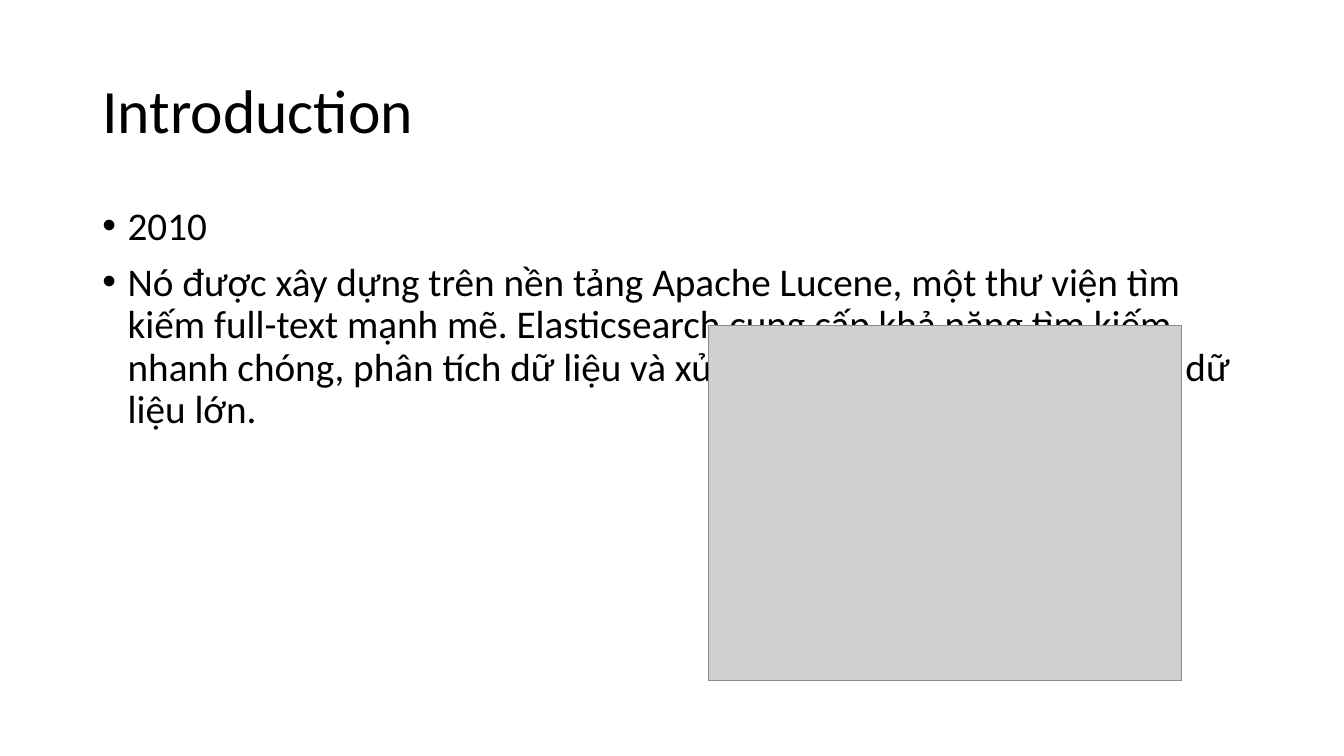
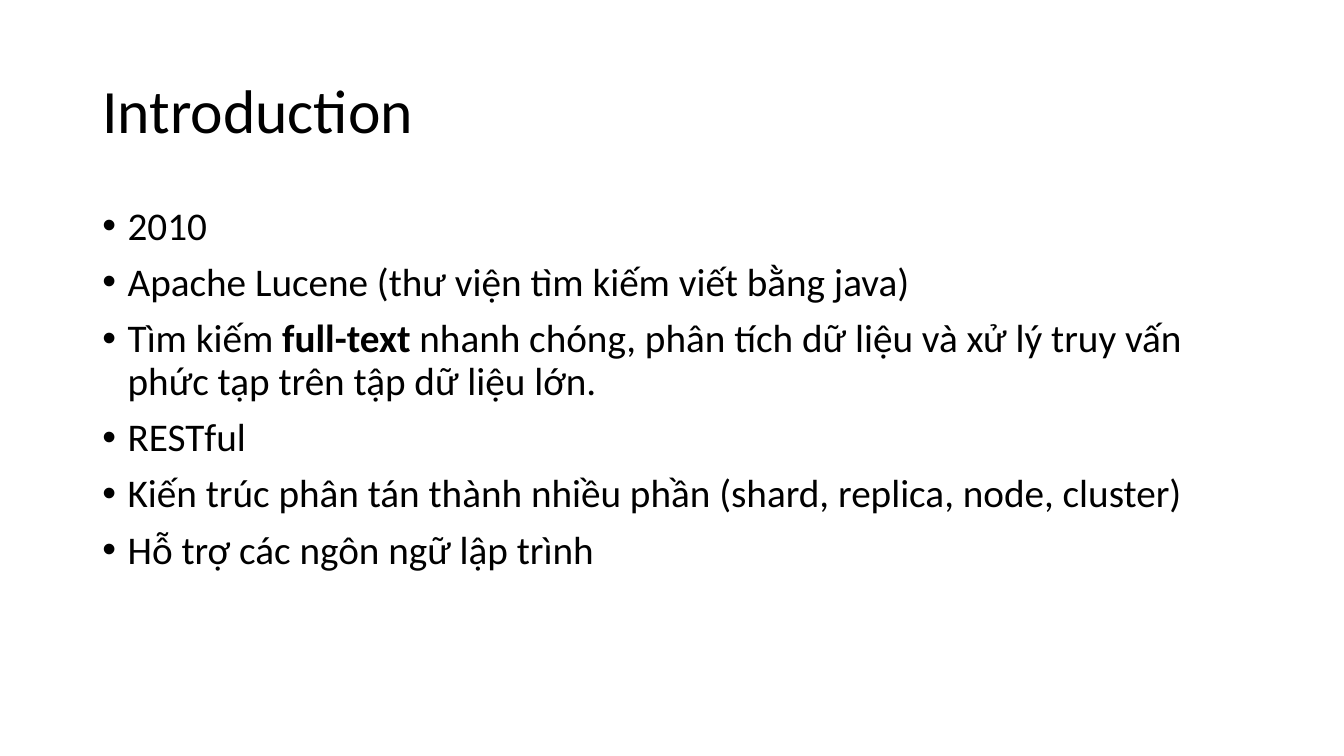
Before and after one commit to trunganhvu/Elasticsearch, a slide deck: slide 3 of SlideElasticSearch.pptx. Drawn at 1344x756 pixels with LibreOffice and Linux fonts; fonts in the diff are those of the drawing; grey boxes stand for pictures. Boxes give left, top, right and bottom in pixels: in the first picture for what was removed or moved away, otherwise in the second. Text is boxed around its words. In the diff, an @@ line names an element or a change of style, - is before the commit and + after.

Commit message:
update

```diff
--- a/SlideElasticSearch.pptx
+++ b/SlideElasticSearch.pptx
@@ text at (128, 264, 1182, 571): text changed @@
-• Nó được xây dựng trên nền tảng Apache Lucene, một thư viện tìm kiếm full-text mạnh mẽ. Elasticsearch cung cấp khả năng tìm kiếm nhanh chóng, phân tích dữ liệu và xử lý truy vấn phức tạp trên tập dữ liệu lớn.
+• Apache Lucene (thư viện tìm kiếm viết bằng java)
+• Tìm kiếm full-text nhanh chóng, phân tích dữ liệu và xử lý truy vấn phức tạp trên tập dữ liệu lớn.
+• RESTful
+• Kiến trúc phân tán thành nhiều phần (shard, replica, node, cluster)
+• Hỗ trợ các ngôn ngữ lập trình
@@ picture removed at (709, 326, 1183, 681) @@
```
Also in this commit, not shown: 10 slides added, 4 slides removed.
